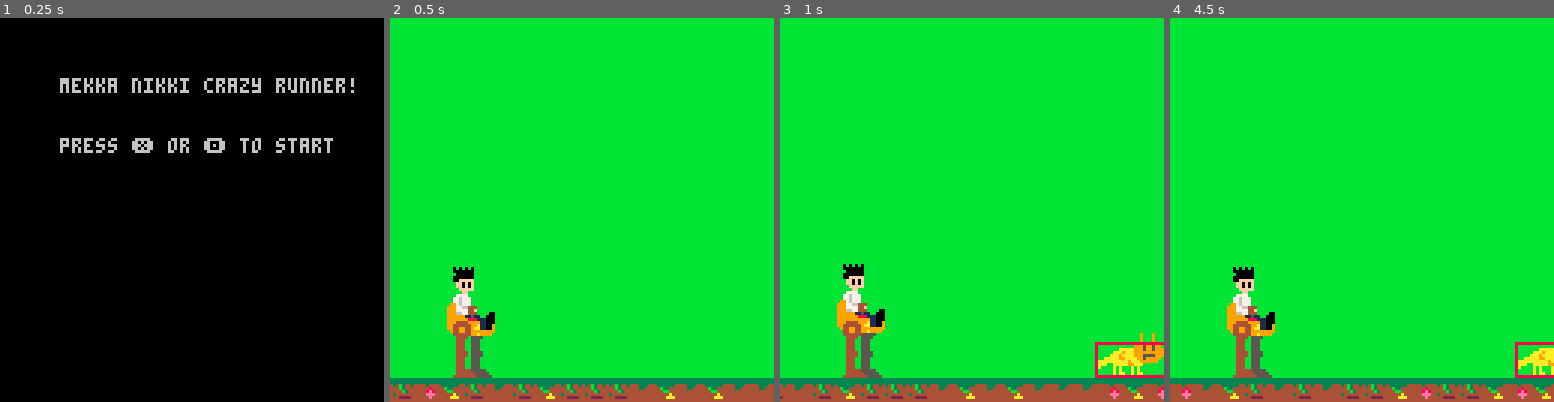
Above: before the commit, frames 1-4 (left to right).
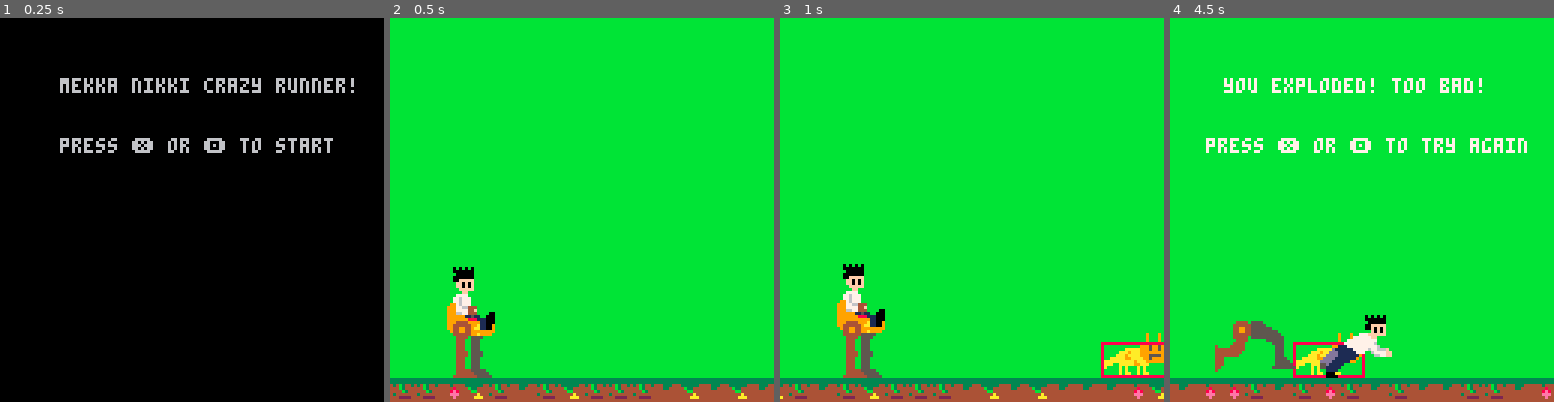
Above: after the commit, the same moments.

Repository: HingeAntoine/MekkaRunner
Game: PICO-8 cartridge mekkarunner.p8
Same seed, same stepped clock (60 frames per second), same inputs: the game is played once before the commit and once after it.
Inputs:
- Up to frame 1 (0.25 s): no input
- Up to frame 2 (0.5 s): tap X (X key) at 0.33 s
- Up to frame 3 (1 s): tap O (Z key) at 0.7 s
- Up to frame 4 (4.5 s): tap X (X key) at 1.07, 1.85, 2.97, 4.08 s; tap O (Z key) every 0.4 s from 1.7 to 4.1 s; hold Up 2.15-2.42 s

Frame 1 is identical in both runs. In frame 2, 1.0% of the frame differs, in the area x 7-93%, y 95-100%; in frame 3, 1.6%; in frame 4, 8.0%, in the area x 2-100%, y 15-100%.

Commit message:
Partial fall animation

Diff:
--- a/mekkarunner.p8
+++ b/mekkarunner.p8
@@ -19,8 +18,11 @@
 vymac=0
 
 is_jumping=false
-
-one_frame=1/30
+init_screen=true
+end_screen=false
+is_coll=false
+
+--one_frame=1/30
 frame_count=0
 
 --******** hitbox mgmt ********
@@ -151,7 +153,7 @@
   5,{2,3},{bodyh})
 
  fallingbody=obstacle.create(
-  92,{2,2},{})
+  92,{3,3},{})
  lyingbody=obstacle.create(
   75,{4,1},{})
 
@@ -163,6 +165,8 @@
 
  armo=obstacle.create(
   7,{1,1},{})
+ armfall=obstacle.create(
+  107,{1,1},{})
 
  hando=obstacle.create(
   23,{1,1},{})
@@ -186,6 +190,20 @@
   4,8,8,16)
  backwardlego=obstacle.create(
   11,{2,3},{legbac1,legbac2})
+end
+
+function init_game()
+ xmac=20
+ ymac=100
+ obstacles={}
+ init_obst()
+ bckgrnd={}
+ init_bckgrnd()
+ create_machine()
+ is_launching=false
+ is_jumping=false
+ is_landing=false
+ is_coll=false
 end
 
 function create_obstacles()
@@ -267,6 +285,9 @@
     del(obstacles,obs)
    end
   end)
+end
+
+function obstacle_draw()
  foreach(obstacles,function(obj)
   obj:draw() end)
  foreach(obstacles,function(obj)
@@ -300,15 +321,17 @@
 
 --*******************
 function draw_background()
- local v=1/vxmac
- local xstart=flr(frame_count/v)%8*(-1)
-
+ local xstart=flr(frame_count*vxmac)%8*(-1)
+ map(3,1, xstart,104, 17,3)
+end
+
+function update_background()
+ local xstart=flr(frame_count*vxmac)%8*(-1)
  obstacle_update()
 
  if xstart==0 then
   bckgrnd_update()
  end
- map(3,1, xstart,104, 17,3)
 end
 
 function draw_machine()
@@ -443,10 +466,14 @@
  if ymac > 106 then
   body.body=real_obst.create(
    xmac,ymac,lyingbody)
+  body.mac={real_obst.create(
+   xmac+16,ymac+2,armfall)}
   return
  elseif ymac > 90 then
   body.body=real_obst.create(
    xmac,ymac,fallingbody)
+  body.mac={real_obst.create(
+   xmac+17,ymac+8,armfall)}
   return
  end
 end
@@ -480,10 +507,6 @@
  init_obst()
 end
 
-init_screen=true
-end_screen=false
-is_coll=false
-
 function _draw()
  if init_screen then
   print("mekka nikki crazy runner!",20,20)
@@ -500,6 +523,7 @@
  end
 
  draw_background()
+ obstacle_draw()
  draw_machine()
 
 end
@@ -514,29 +538,17 @@
  end
 
  if end_screen then
-  if is_coll then
-   is_launching=false
-   is_jumping=false
-   is_landing=false
-   obstacles={}
-   init_obst()
-   bckgrnd={}
-   init_bckgrnd()
-   is_coll=false
-   fall_cnt=0
-  end
   fall_update()
   animate_fall()
   if btnp(5) or btnp(4) then
-   xmac=20
-   ymac=100
-   create_machine()
+   init_game()
    end_screen=false
   end
   return
  end
 
  frame_count+=1
+ update_background()
 
  if #obstacles==0 then
   add_obstacle()
Not shown, changed: 24 lines of the sprite sheet (__gfx__) section of mekkarunner.p8
